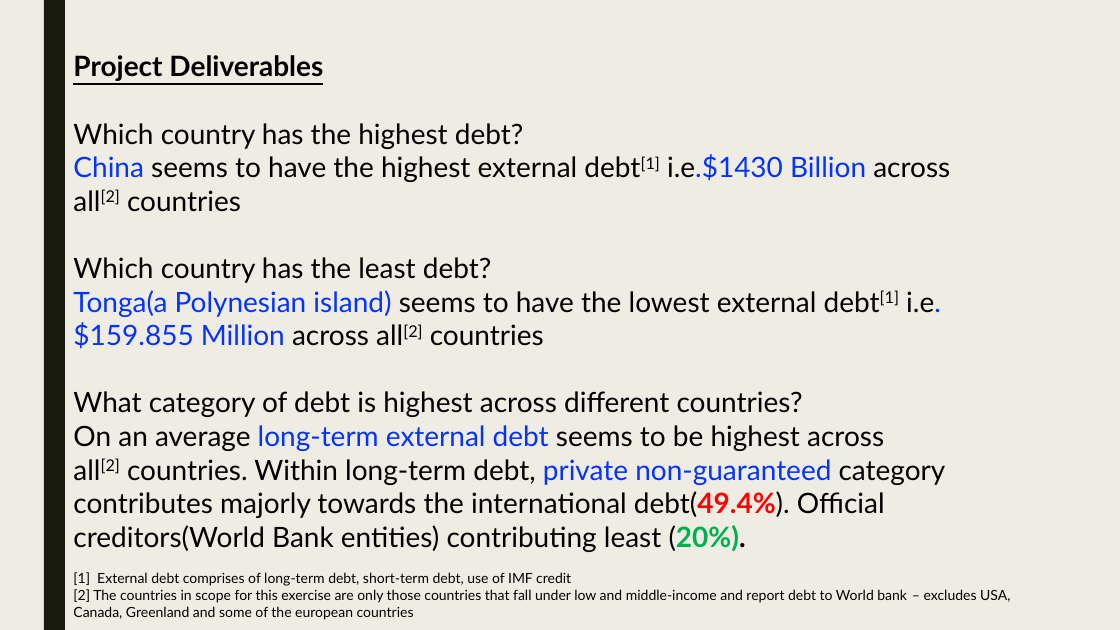
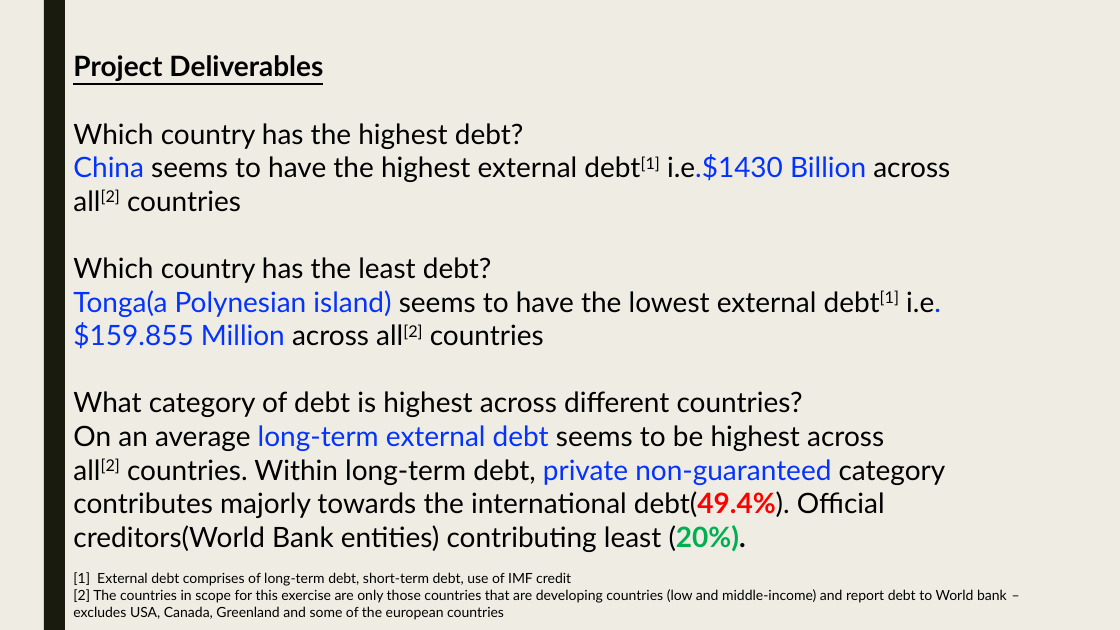
Before and after one commit to skc00/DBMS-Term-Project, a slide deck: slide 6 of Term Presentation MSDS7330-404 GrpB.pptx. Drawn at 1120x630 pixels with LibreOffice and Linux fonts; fonts in the diff are those of the drawing. Boxes give left, top, right and bottom in pixels: in the first picture for what was removed or moved away, otherwise in the second. Text is boxed around its words. In the diff, an @@ line names an element or a change of style, - is before the commit and + after.

```diff
--- a/Term Presentation MSDS7330-404 GrpB.pptx
+++ b/Term Presentation MSDS7330-404 GrpB.pptx
@@ text at <box>73,589,1007,620</box>: text changed @@
-[2] The countries in scope for this exercise are only those countries that fall under low and middle-income and report debt to World bank – excludes USA, Canada, Greenland and some of the european countries
+[2] The countries in scope for this exercise are only those countries that are developing countries (low and middle-income) and report debt to World bank – excludes USA, Canada, Greenland and some of the european countries
```
Also in this commit, not shown: 1 other slide changed.
